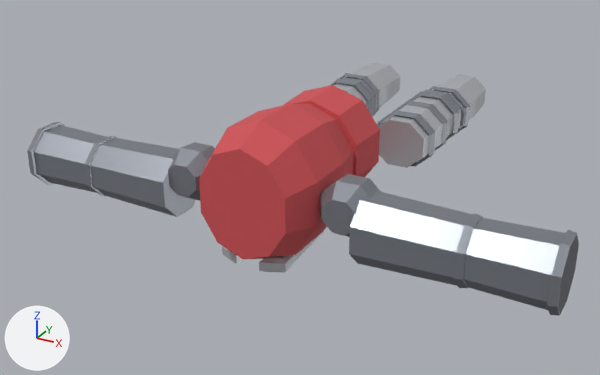
Renders of the glTF model client/public/models/armour/armor_brigandine.glb from each side of a commit.
Camera for both pictures: a 50 mm camera at (1.492, -4.327, 1.291) aimed at (-0.146, -1.349, -0.198). Every picture has the same lights, and +X, +Y and +Z are marked at lower left. The older version comes first. Vertices at exactly the same position are counted once.

Objects in the first picture: 'Abdomen', 'LowerArmL', 'LowerArmR', 'LowerLegL', 'LowerLegR', 'Torso', 'UpperArmL', 'UpperArmR', 'UpperLegL', 'UpperLegR'.
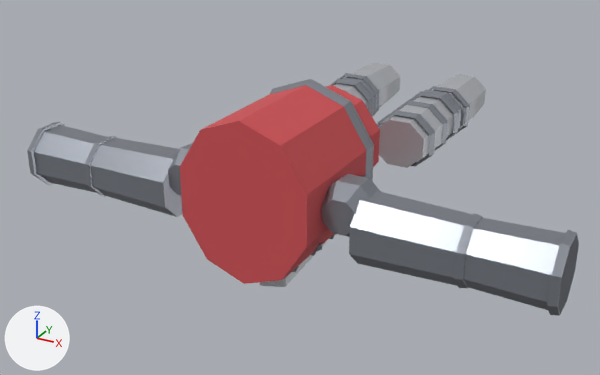
Diff of the bpy script that builds the scene:
```diff
--- a/client/public/models/armour/armor_brigandine.glb.py
+++ b/client/public/models/armour/armor_brigandine.glb.py
@@ me_torso_001 @@
 # used by ob_torso; location = (0.0, 0.0, 0.0)
-me_torso_001.from_pydata(...)  # 333 vertices, 550 faces; spans x -0.233..0.233, y -2.05..-1.495, z -0.252..0.312
+me_torso_001.from_pydata(...)  # 333 vertices, 550 faces; spans x -0.3..0.3, y -2.05..-1.495, z -0.312..0.368
+# me_torso_001 part 1: the loose piece of 11 vertices spanning x 0.156..0.182, y -1.941..-1.903, z -0.1..-0.065 is moved by (0.078, 0.0, -0.051)
+# me_torso_001 part 2: the loose piece of 16 vertices spanning x 0.03..0.14, y -2.02..-1.59, z -0.25..-0.191 is moved by (0.0, 0.0, -0.062)
+# me_torso_001 part 3: the loose piece of 16 vertices spanning x -0.14..-0.03, y -2.02..-1.59, z -0.25..-0.191 is moved by (0.0, 0.0, -0.062)
+# me_torso_001 part 4: 70 of 333 vertices moved; they spanned x -0.233..0.233, y -2.05..-1.495, z -0.252..0.312 and now span x -0.28..0.28, y -2.05..-1.495, z -0.308..0.368; mean shift (0.0, 0.0, 0.0); largest move (0.0, -2.05, 0.249) -> (0.0, -2.05, 0.352)
+# other edits to the shape of me_torso_001 do not show in these pictures
 me_torso_001.materials.append(mat_red)
```

Location of each change, (x1, y1, x2, y2) in pixels of the pictures (600 x 375 px; the box of a moved part takes in the faces that stretch with it):
'Torso', reshaped (26% wider, 24% taller)
    before: (199, 104, 353, 272)
    after: (180, 79, 374, 287)
part 1 of me_torso_001, moved or reshaped (not visible before)
    after: (315, 243, 323, 251)
part 2 of me_torso_001, moved or reshaped
    before: (259, 228, 326, 272)
    after: (260, 242, 326, 287)
part 3 of me_torso_001, moved or reshaped (not visible afterwards)
    before: (222, 246, 244, 264)
part 4 of me_torso_001, moved or reshaped
    before: (199, 104, 353, 259)
    after: (180, 79, 374, 284)
'Abdomen', unchanged, covered by the edit
    before: (282, 85, 380, 177)
    after: (326, 85, 380, 168)
